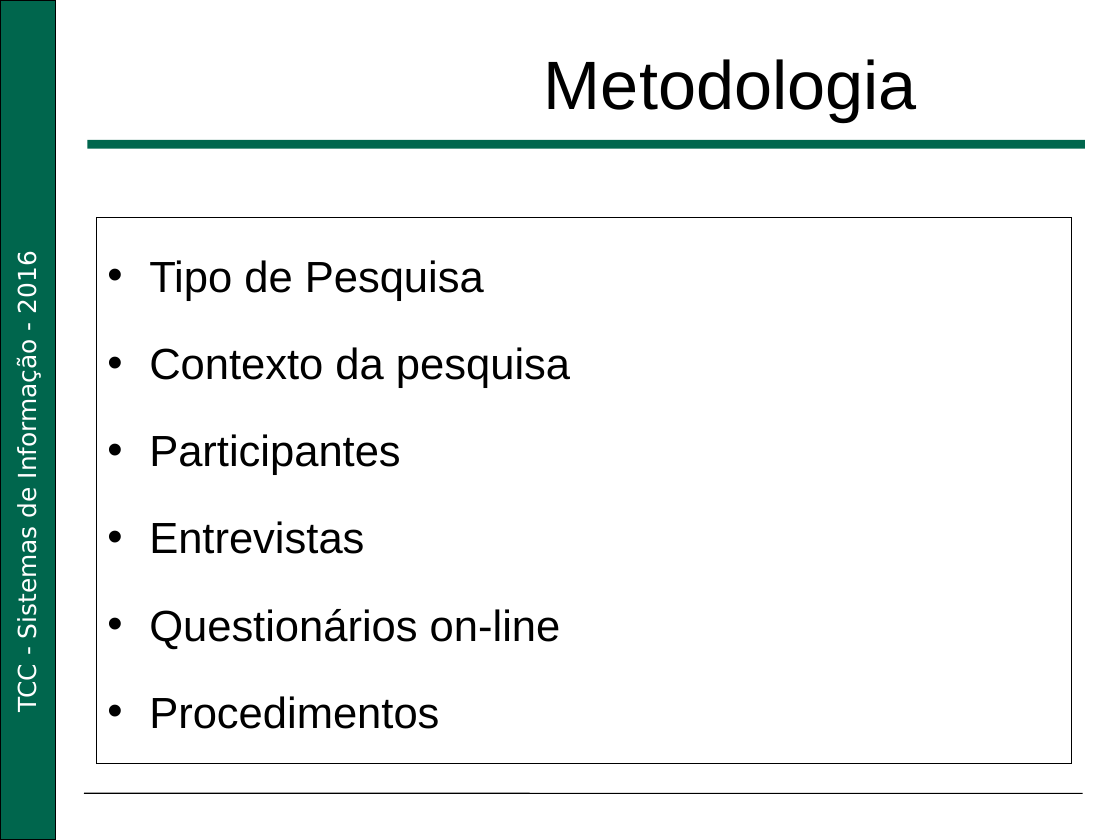
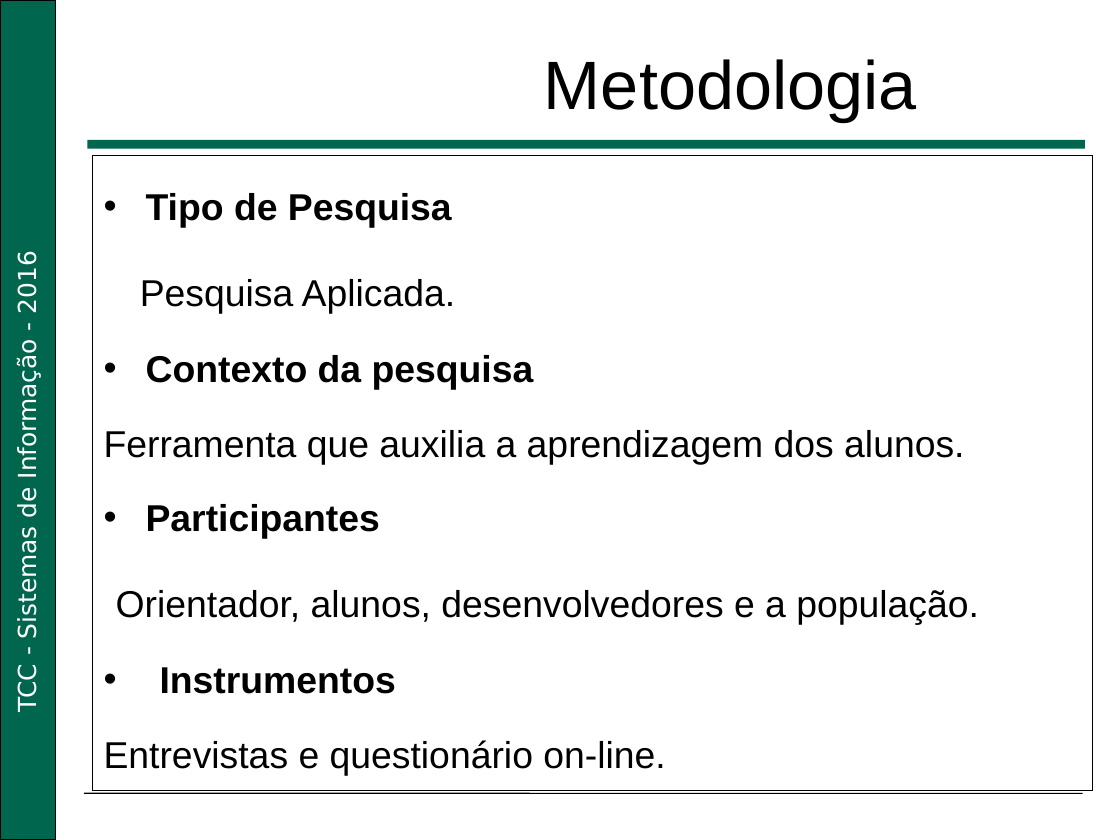
Before and after one commit to PauloRenato4/Jogo-Educativo-TCC-2016, a slide deck: slide 7 of Slides/Jogo Educativo.pptx. Drawn at 1120x840 pixels with LibreOffice and Linux fonts; fonts in the diff are those of the drawing; background and template pictures are left out. Boxes give left, top, right and bottom in pixels: in the first picture for what was removed or moved away, otherwise in the second. Text is boxed around its words. In the diff, an @@ line names an element or a change of style, - is before the commit and + after.

```diff
--- a/Slides/Jogo Educativo.pptx
+++ b/Slides/Jogo Educativo.pptx
@@ rectangle "Tipo de Pesquisa": place and size @@
-rectangle "Tipo de Pesquisa" at [96,217,1072,764]
+rectangle "Tipo de Pesquisa" at [93,156,1093,791]
@@ text in rectangle at [146,193,534,539]: size 28 to 24 pt, bold on in "Tipo de Pesquisa", "Contexto da pesquisa", "Participantes"; alignment justified to left @@
@@ text in rectangle at [140,279,456,314]: paragraph added @@
+Pesquisa Aplicada.
@@ text in rectangle at [104,430,964,464]: paragraph added @@
+Ferramenta que auxilia a aprendizagem dos alunos.
@@ text in rectangle at [104,590,979,775]: text changed; size 28 to 24 pt @@
-• Entrevistas
-• Questionários on-line
-• Procedimentos
+Orientador, alunos, desenvolvedores e a população.
+• Instrumentos
+Entrevistas e questionário on-line.
```
Also in this commit, not shown: 6 other slides changed, 2 slides added, 1 slide removed.
